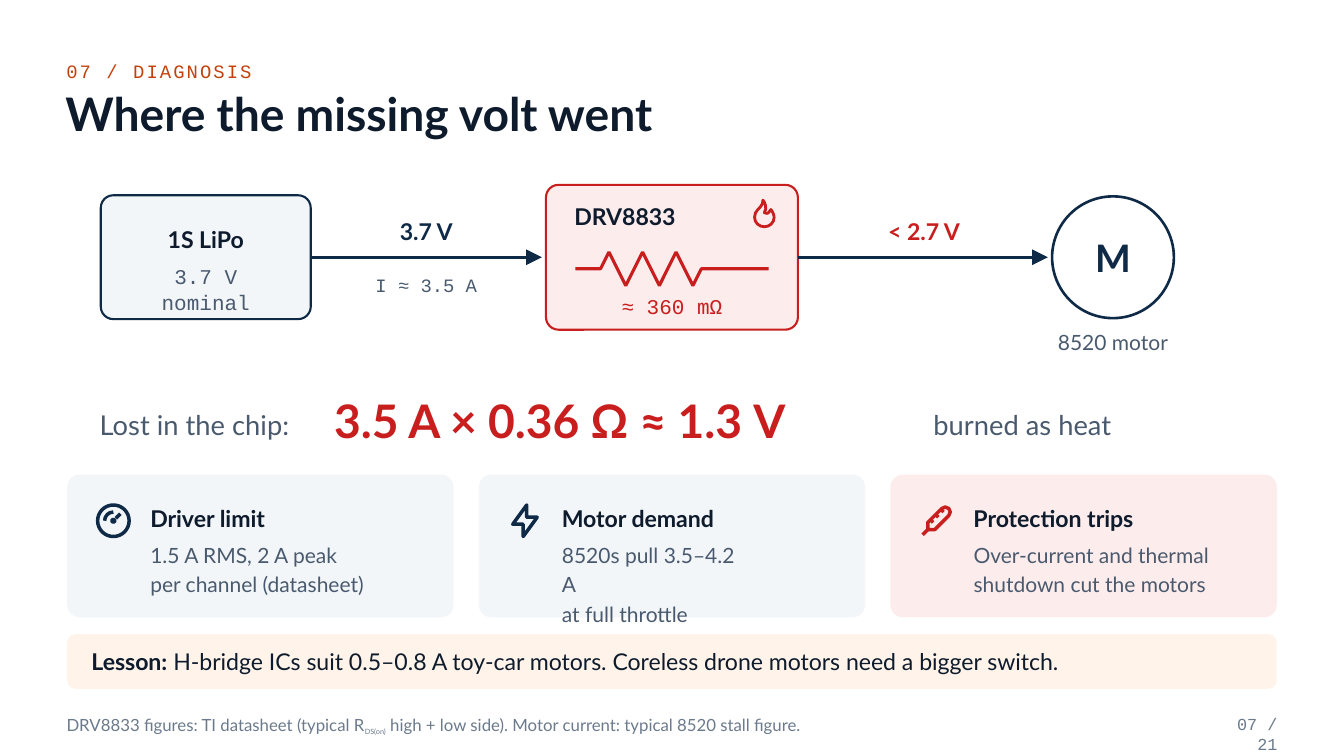
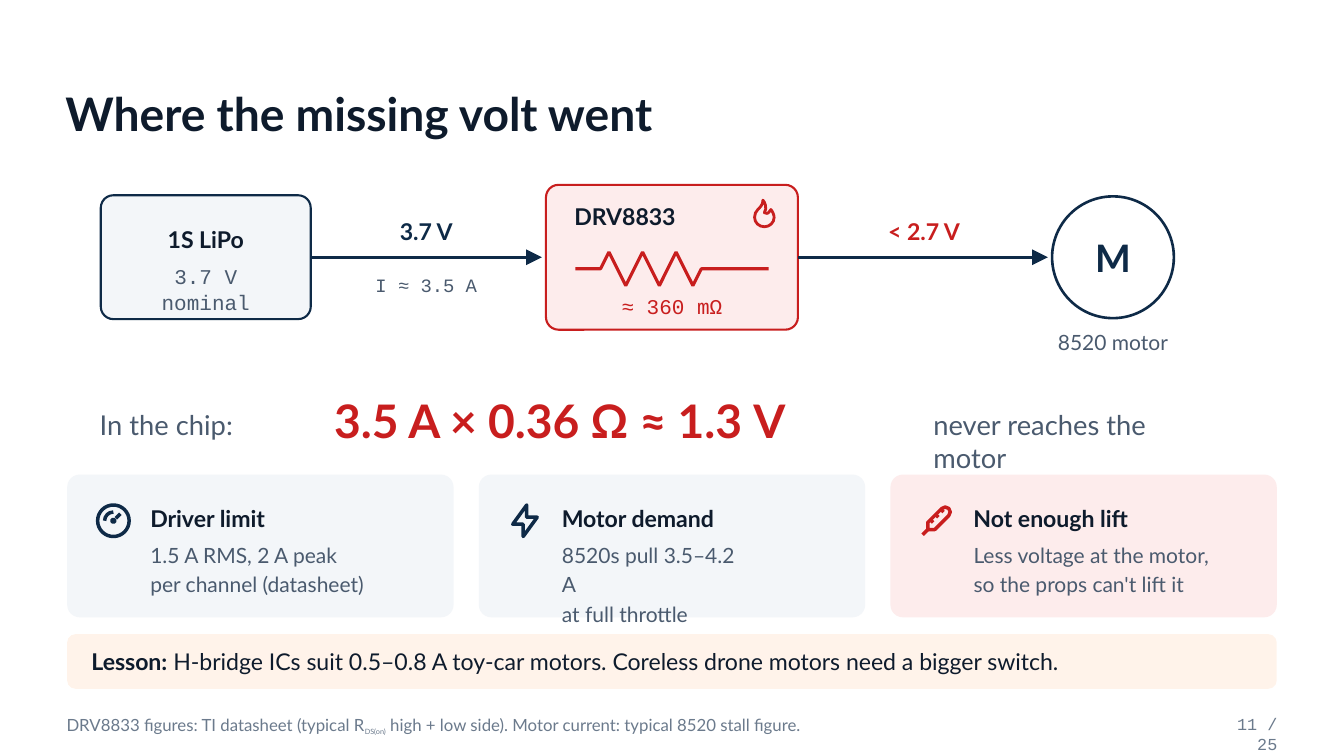
Before and after one commit to ara-aras/esp32-mini-drone, a slide deck: slide 11 of PPT/Drone_Workshop_v2.pptx (slide 7 before the commit). Drawn at 1344x756 pixels with LibreOffice and Linux fonts; fonts in the diff are those of the drawing. Boxes give left, top, right and bottom in pixels: in the first picture for what was removed or moved away, otherwise in the second. Text is boxed around its words. In the diff, an @@ line names an element or a change of style, - is before the commit and + after.

```diff
--- a/PPT/Drone_Workshop_v2.pptx
+++ b/PPT/Drone_Workshop_v2.pptx
@@ text removed at (66, 65, 251, 78) @@
-07 / DIAGNOSIS
@@ text at (100, 415, 233, 440): text changed @@
-Lost in the chip:
+In the chip:
@@ text at (933, 415, 1145, 468): text changed @@
-burned as heat
+never reaches the motor
@@ text at (973, 509, 1128, 531): text changed @@
-Protection trips
+Not enough lift
@@ text at (974, 547, 1209, 596): text changed @@
-Over-current and thermal
-shutdown cut the motors
+Less voltage at the motor,
+so the props can't lift it
@@ text at (1237, 719, 1277, 750): text changed @@
-07 / 21
+11 / 25
```
Also in this commit, not shown: 20 other slides changed, 4 slides added.
